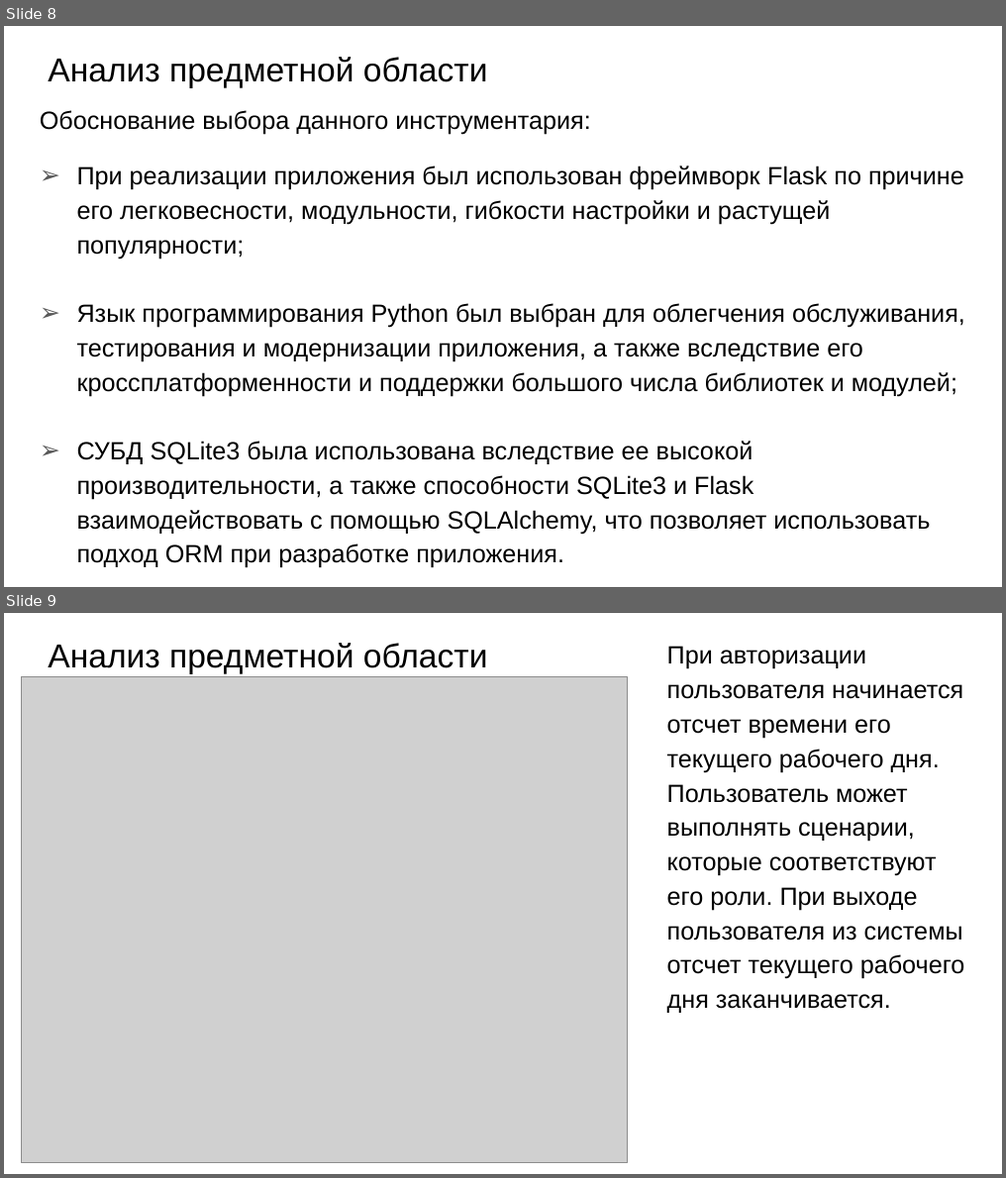
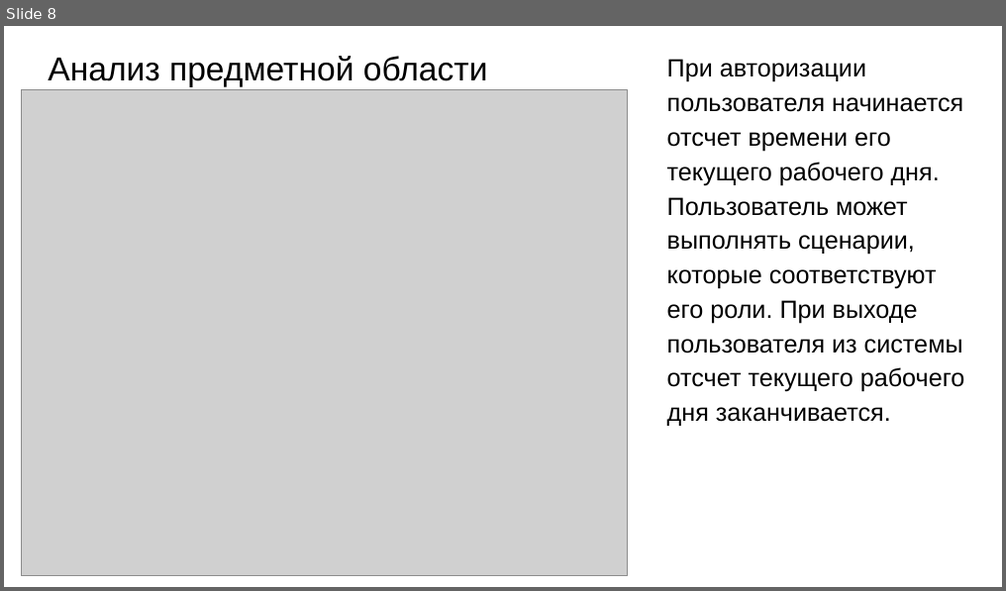
Before and after one commit to NikulinR/ITTimeRecording, a slide deck: Presentation.pptx. Shown one above the other, each under a label of ours: slides 8 and 9 before the commit, slide 8 after it. The pictures are 1006x1178 and 1006x591 pixels, drawn with LibreOffice and Linux fonts; fonts in the diff are those of the drawing; grey boxes stand for pictures. Boxes give left, top, right and bottom in pixels: in the first picture for what was removed or moved away, otherwise in the second. Text is boxed around its words. In the diff, an @@ line names an element or a change of style, - is before the commit and + after.

```diff
--- a/Presentation.pptx
+++ b/Presentation.pptx
@@ slide 8 removed at box(4, 26, 1002, 587), background #FFFFFF @@
@@ title removed at box(48, 57, 488, 88) @@
-Анализ предметной области
@@ text removed at box(40, 110, 965, 569) @@
-Обоснование выбора данного инструментария:
-➢ При реализации приложения был использован фреймворк Flask по причине его легковесности, модульности, гибкости настройки и растущей популярности;
-➢ Язык программирования Python был выбран для облегчения обслуживания, тестирования и модернизации приложения, а также вследствие его кроссплатформенности и поддержки большого числа библиотек и модулей;
-➢ СУБД SQLite3 была использована вследствие ее высокой производительности, а также способности SQLite3 и Flask взаимодействовать с помощью SQLAlchemy, что позволяет использовать подход ORM при разработке приложения.
@@ what was slide 9 is now slide 8 @@
```
Also in this commit, not shown: 2 slides changed.
